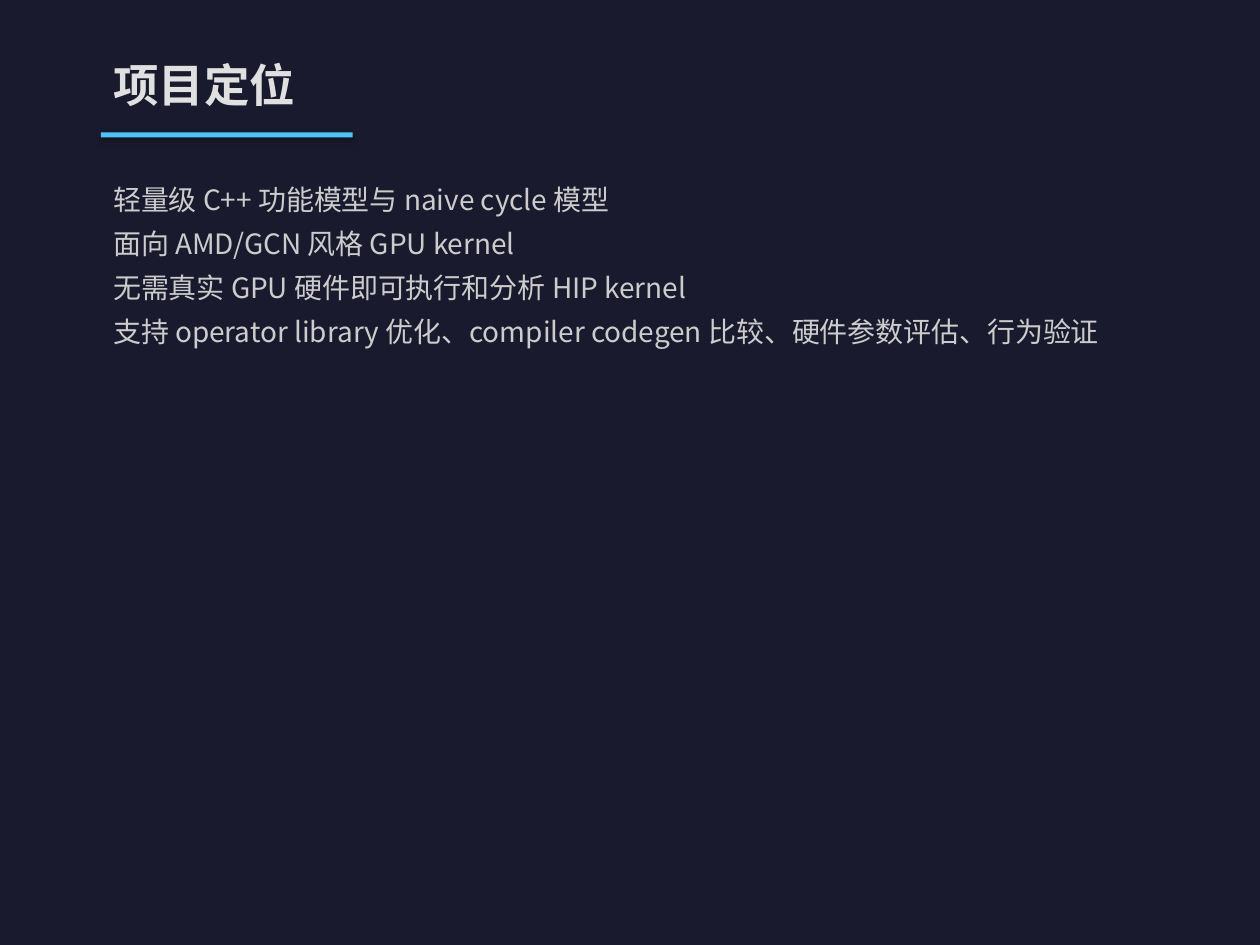
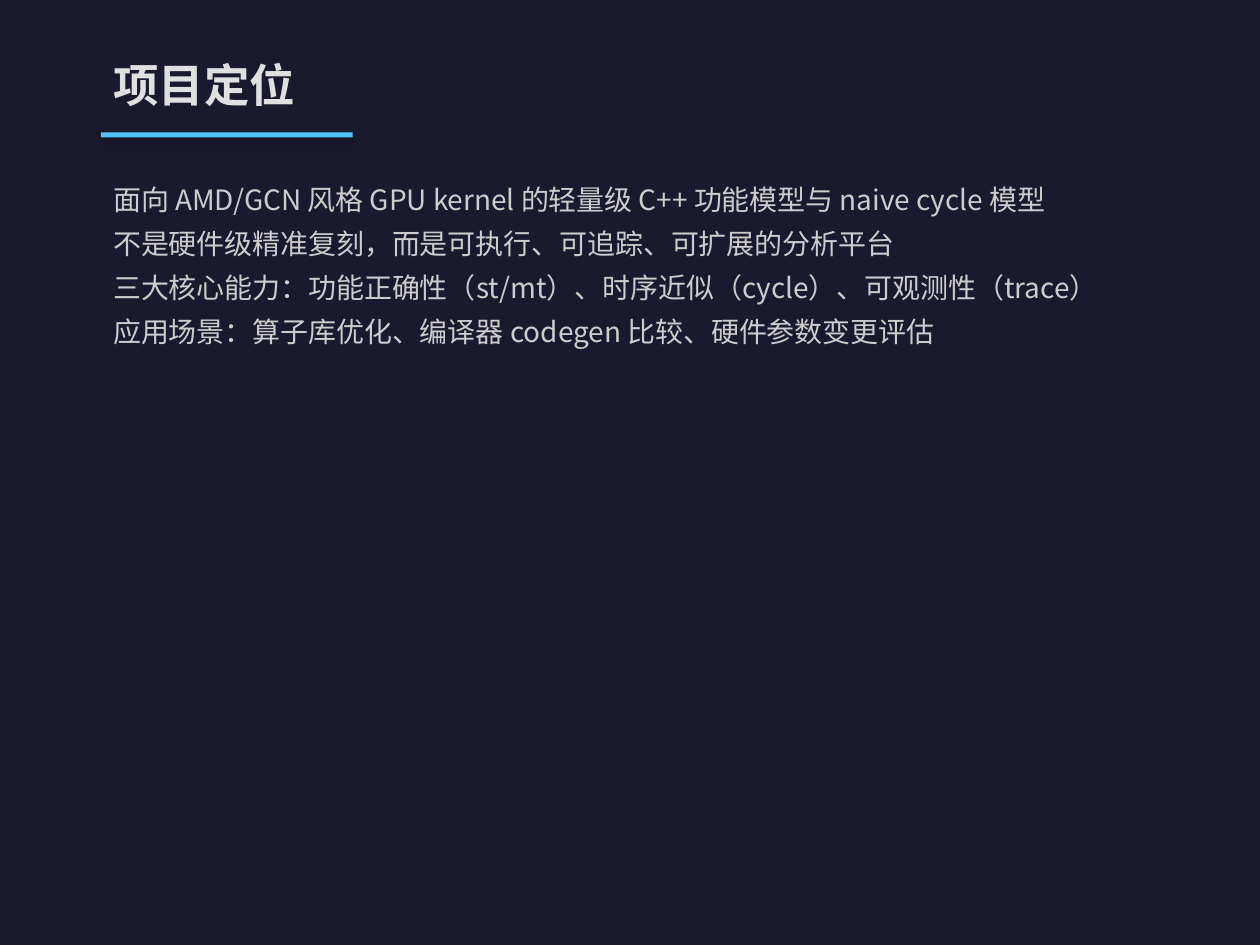
Before and after one commit to fire-emblem/gpu_model, a slide deck: slide 4 of docs/presentations/gpu_model_presentation.pptx. Drawn at 1260x945 pixels with LibreOffice and Linux fonts; fonts in the diff are those of the drawing. Boxes give left, top, right and bottom in pixels: in the first picture for what was removed or moved away, otherwise in the second. Text is boxed around its words. In the diff, an @@ line names an element or a change of style, - is before the commit and + after.

```diff
--- a/docs/presentations/gpu_model_presentation.pptx
+++ b/docs/presentations/gpu_model_presentation.pptx
@@ text at <box>113,186,1098,349</box>: text changed @@
-轻量级 C++ 功能模型与 naive cycle 模型
-面向 AMD/GCN 风格 GPU kernel
-无需真实 GPU 硬件即可执行和分析 HIP kernel
-支持 operator library 优化、compiler codegen 比较、硬件参数评估、行为验证
+面向 AMD/GCN 风格 GPU kernel 的轻量级 C++ 功能模型与 naive cycle 模型
+不是硬件级精准复刻，而是可执行、可追踪、可扩展的分析平台
+三大核心能力：功能正确性（st/mt）、时序近似（cycle）、可观测性（trace）
+应用场景：算子库优化、编译器 codegen 比较、硬件参数变更评估
```
Also in this commit, not shown: 9 other slides changed, 19 slides added, 30 slides removed, 25 other files.
